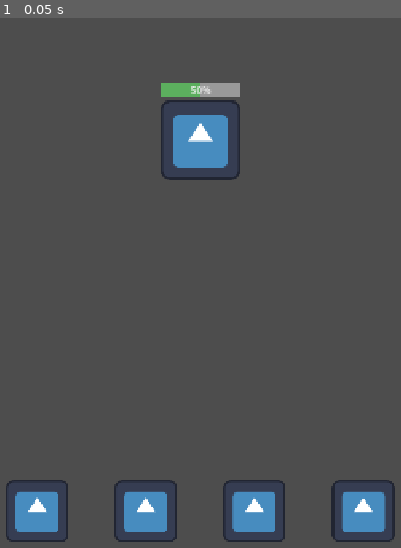
Above: before the commit, frame 1.
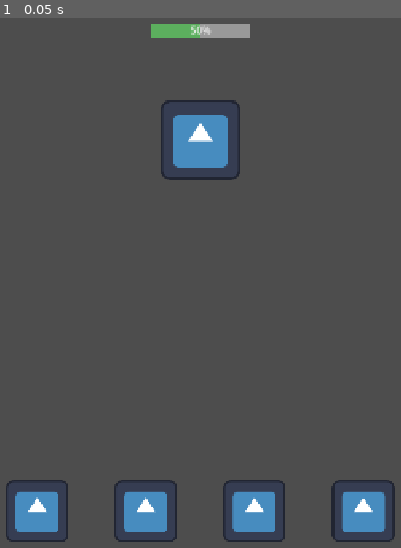
Above: after the commit, the same moment.

Repository: BookaGodot/Trails_game
Game: Godot game, scene res://scenes/map/test/test.tscn
Two runs of this game, one before a commit and one after it. Both use one fixed random seed, a clock stepped at 60 frames per second and the inputs below. The engine's default icon, where the game draws it, is replaced by a stand-in: a white triangle on a blue panel in a dark square.
Inputs:
- Up to frame 1 (0.05 s): no input

The runs differ from the first frame. In frame 1, 1.2% of the frame differs, in the area x 37-63%, y 1-15%.
Error after the commit: Invalid access to property or key 'health_changed' on a base object of type 'Node (events.gd)'. (res://elements/GUI/gui.gd:6)

Commit message:
Added Pet, State; Renaming

Diff:
--- a/autoload/events.gd
+++ b/autoload/events.gd
@@ -1,6 +1,6 @@
 extends Node
 
-signal hunger_changed
-signal happy_changed
-signal clean_changed
-signal health_changed
+signal care_changed(new_value)
+signal happiness_changed(new_value)
+signal cleanliness_changed(new_value)
+signal hunger_changed(new_value)
--- a/autoload/globals.gd
+++ b/autoload/globals.gd
@@ -1,23 +1 @@
 extends Node
-
-var health := 100
-var happy := 3
-var hunger := 3
-var clean := 3
-var age := 1
-
-func change_health(amount):
-	health += amount
-	Events.health_changed.emit()
-
-func change_happy(amount):
-	happy +=amount
-	Events.happy_changed.emit()
-
-func change_hunger(amount):
-	hunger +=amount
-	Events.hunger_changed.emit()
-
-func change_clean(amount):
-	clean +=amount
-	Events.clean_changed.emit()
--- a/elements/GUI/gui.tscn
+++ b/elements/GUI/gui.tscn
@@ -1,7 +1,8 @@
-[gd_scene load_steps=5 format=3 uid="uid://bxn7bi0xs1kwj"]
+[gd_scene load_steps=6 format=3 uid="uid://bxn7bi0xs1kwj"]
 
 [ext_resource type="Script" uid="uid://ntrivepckrki" path="res://elements/GUI/gui.gd" id="1_b7ps2"]
 [ext_resource type="Texture2D" uid="uid://prqq8q0au3u5" path="res://icon.svg" id="2_fjjel"]
+[ext_resource type="PackedScene" uid="uid://by0bh4cw06vy4" path="res://elements/pet/pet.tscn" id="2_hcep6"]
 
 [sub_resource type="StyleBoxFlat" id="StyleBoxFlat_fjjel"]
 
@@ -42,12 +43,9 @@
 max_value = 10.0
 value = 5.0
 
-[node name="TextureRect" type="TextureRect" parent="MarginContainer/VBoxContainer/MarginContainer/VBoxContainer"]
+[node name="Pet" parent="MarginContainer/VBoxContainer/MarginContainer/VBoxContainer" instance=ExtResource("2_hcep6")]
+unique_name_in_owner = true
 layout_mode = 2
-size_flags_horizontal = 4
-size_flags_vertical = 10
-texture = ExtResource("2_fjjel")
-stretch_mode = 5
 
 [node name="HBoxContainer" type="HBoxContainer" parent="MarginContainer/VBoxContainer"]
 layout_mode = 2
--- /dev/null
+++ b/elements/pet/pet.gd
@@ -0,0 +1,8 @@
+class_name Pet
+extends Control
+
+enum Temperaments { NEUTRAL, FUNNY, ANXIOUS, SHY, MELANCHOLY, STUBBORN }
+
+var age : float = 0.0
+var temperament : Temperaments
+var state : State
--- /dev/null
+++ b/elements/pet/pet.tscn
@@ -0,0 +1,35 @@
+[gd_scene load_steps=4 format=3 uid="uid://by0bh4cw06vy4"]
+
+[ext_resource type="Texture2D" uid="uid://prqq8q0au3u5" path="res://icon.svg" id="1_hxib0"]
+[ext_resource type="Script" uid="uid://yy56ygcbsmwj" path="res://elements/pet/pet.gd" id="1_w8ihv"]
+[ext_resource type="Script" uid="uid://d3fvh2l0iwlru" path="res://elements/pet/state.gd" id="3_iukgt"]
+
+[node name="Pet" type="Control"]
+custom_minimum_size = Vector2(156, 320)
+layout_mode = 3
+anchors_preset = 0
+size_flags_horizontal = 3
+size_flags_vertical = 3
+script = ExtResource("1_w8ihv")
+
+[node name="TextureRect" type="TextureRect" parent="."]
+layout_mode = 1
+anchors_preset = 8
+anchor_left = 0.5
+anchor_top = 0.5
+anchor_right = 0.5
+anchor_bottom = 0.5
+offset_left = -64.0
+offset_top = -64.0
+offset_right = 64.0
+offset_bottom = 64.0
+grow_horizontal = 2
+grow_vertical = 2
+size_flags_horizontal = 4
+size_flags_vertical = 10
+texture = ExtResource("1_hxib0")
+stretch_mode = 5
+
+[node name="State" type="Node" parent="."]
+unique_name_in_owner = true
+script = ExtResource("3_iukgt")
--- /dev/null
+++ b/elements/pet/state.gd
@@ -0,0 +1,27 @@
+class_name State
+extends Node
+
+var care : float = 4
+var happiness : float = 3
+var hunger : float = 3
+var cleanliness : float = 3
+
+
+func change_care(amount : float) -> void:
+	care += amount
+	Events.care_changed.emit()
+
+
+func change_happy(amount : float) -> void:
+	happiness += amount
+	Events.happiness_changed.emit()
+
+
+func change_hunger(amount) -> void:
+	hunger += amount
+	Events.hunger_changed.emit()
+
+
+func change_clean(amount) -> void:
+	cleanliness += amount
+	Events.cleanliness_changed.emit()
Not shown, added: elements/pet/pet.gd.uid
Not shown, added: elements/pet/state.gd.uid
